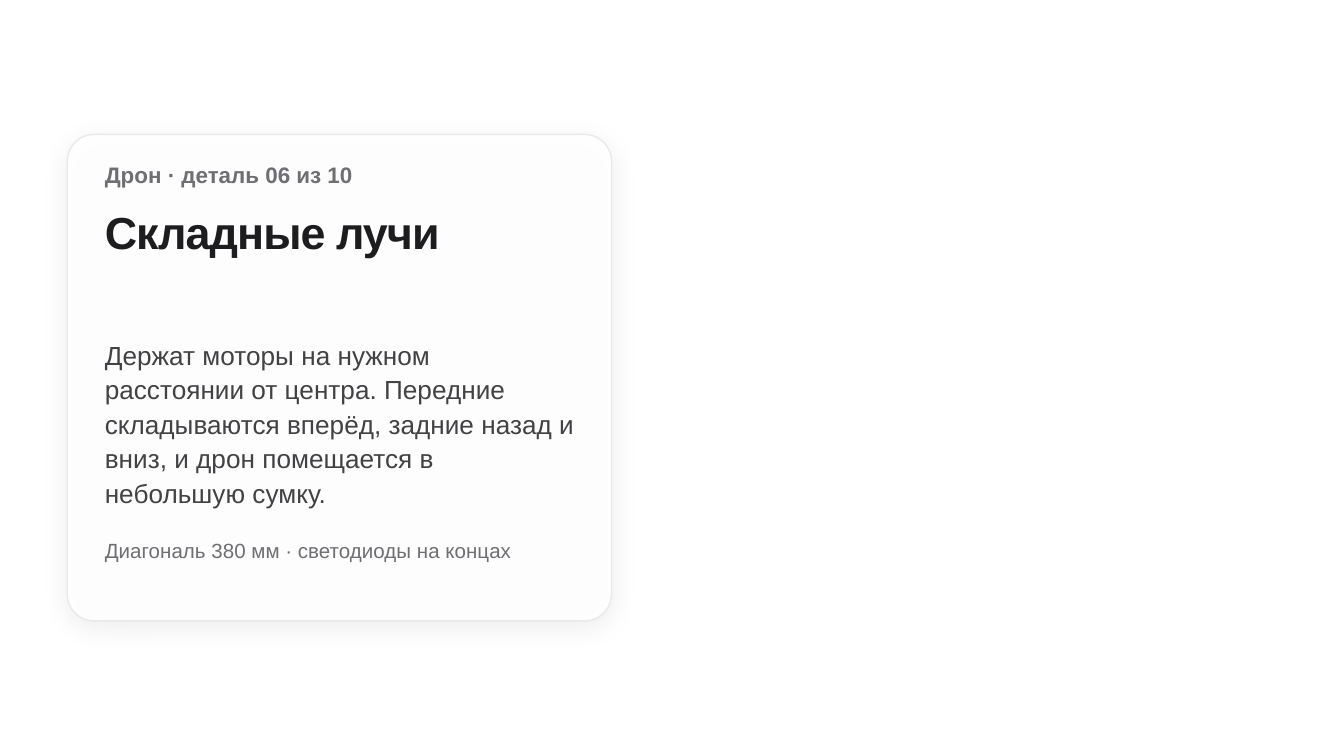
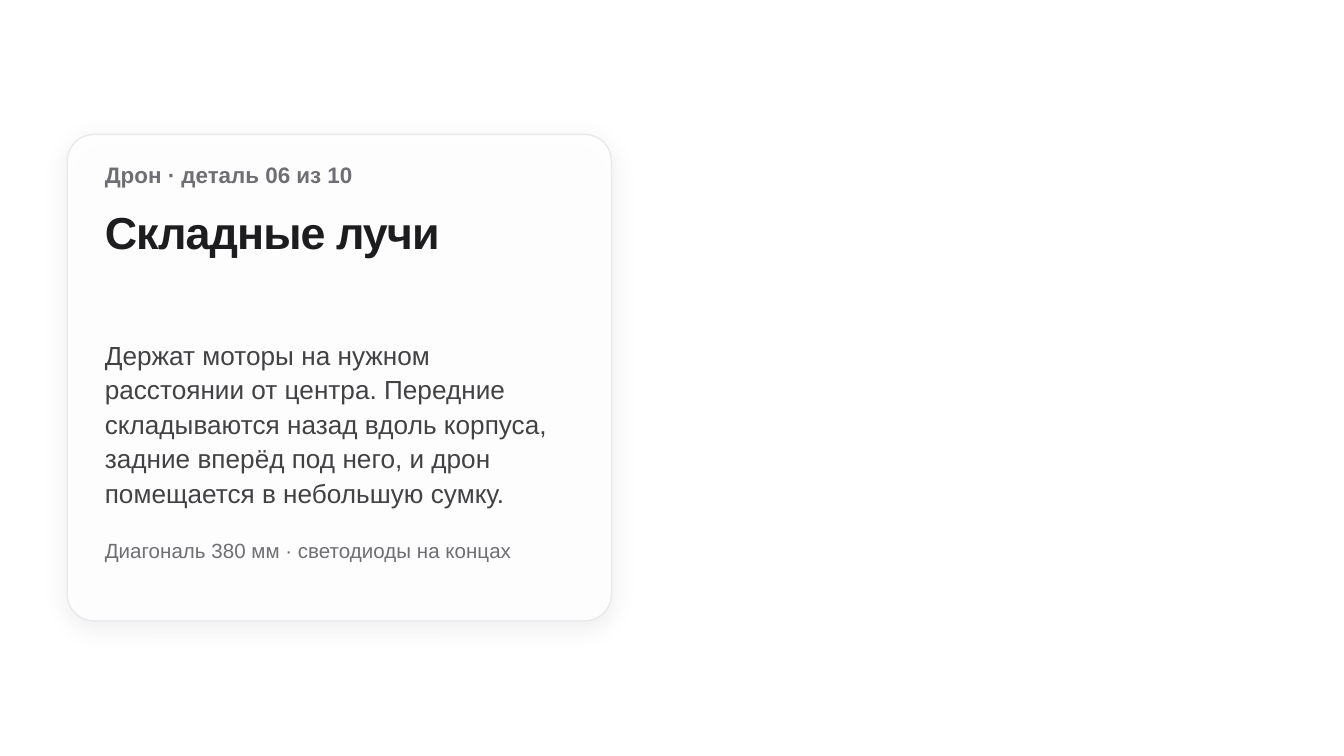
Before and after one commit to kondrat44/Dron, a slide deck: slide 8 of files/Mavic3.pptx. Drawn at 1344x756 pixels with LibreOffice and Linux fonts; fonts in the diff are those of the drawing; background and template pictures are left out. Boxes give left, top, right and bottom in pixels: in the first picture for what was removed or moved away, otherwise in the second. Text is boxed around its words. In the diff, an @@ line names an element or a change of style, - is before the commit and + after.

```diff
--- a/files/Mavic3.pptx
+++ b/files/Mavic3.pptx
@@ text at [105, 347, 547, 509]: text changed @@
-Держат моторы на нужном расстоянии от центра. Передние складываются вперёд, задние назад и вниз, и дрон помещается в небольшую сумку.
+Держат моторы на нужном расстоянии от центра. Передние складываются назад вдоль корпуса, задние вперёд под него, и дрон помещается в небольшую сумку.
```
Also in this commit, not shown: 1 slide added, 1 other file.
